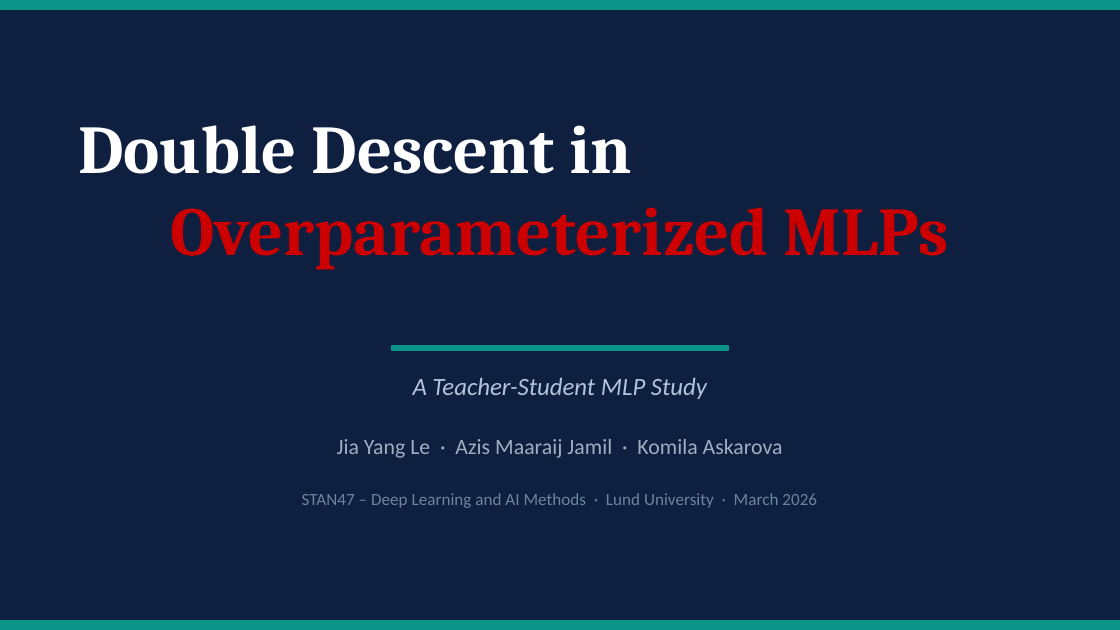
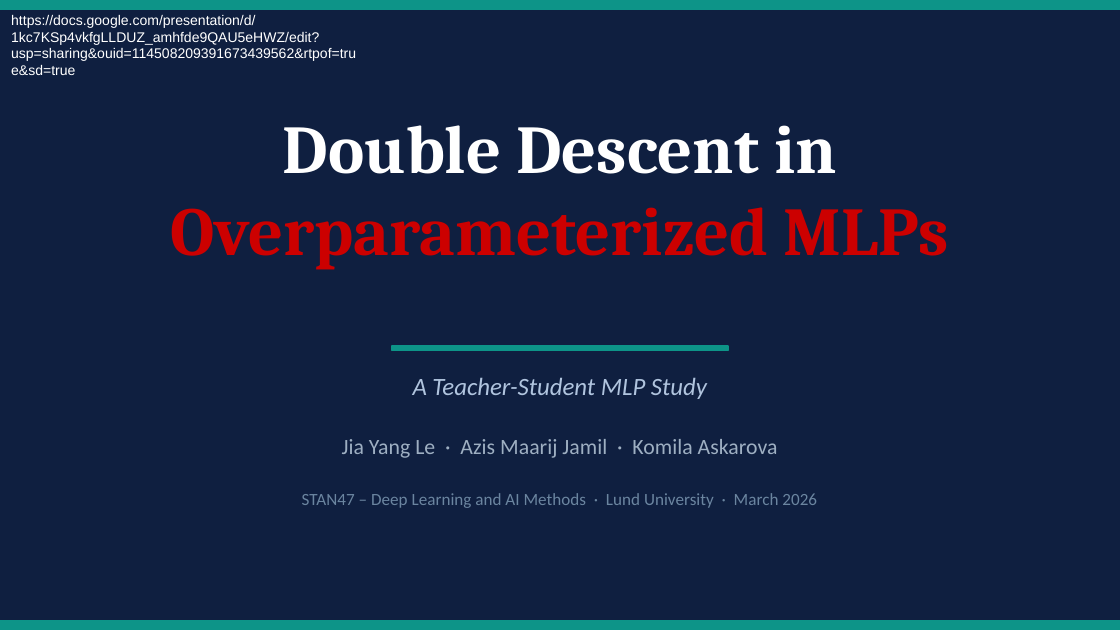
Before and after one commit to LeJ7-commits/double-descent-overparameterized-mlps, a slide deck: slide 1 of slides/double_descent_presentation.pptx. Drawn at 1120x630 pixels with LibreOffice and Linux fonts; fonts in the diff are those of the drawing. Boxes give left, top, right and bottom in pixels: in the first picture for what was removed or moved away, otherwise in the second. Text is boxed around its words. In the diff, an @@ line names an element or a change of style, - is before the commit and + after.

```diff
--- a/slides/double_descent_presentation.pptx
+++ b/slides/double_descent_presentation.pptx
@@ text added at <box>11,15,356,75</box>, 9 pt, text #FFFFFF @@
+https://docs.google.com/presentation/d/1kc7KSp4vkfgLLDUZ_amhfde9QAU5eHWZ/edit?usp=sharing&ouid=114508209391673439562&rtpof=true&sd=true
@@ text "Double Descent in Overparameterized MLPs" rewrapped from <box>78,125,949,270</box> to <box>171,125,949,270</box> @@
@@ text at <box>342,439,778,458</box>: text changed @@
-Jia Yang Le · Azis Maaraij Jamil · Komila Askarova
+Jia Yang Le · Azis Maarij Jamil · Komila Askarova
```
Also in this commit, not shown: 13 other slides changed, 1 slide added, 2 other files.
